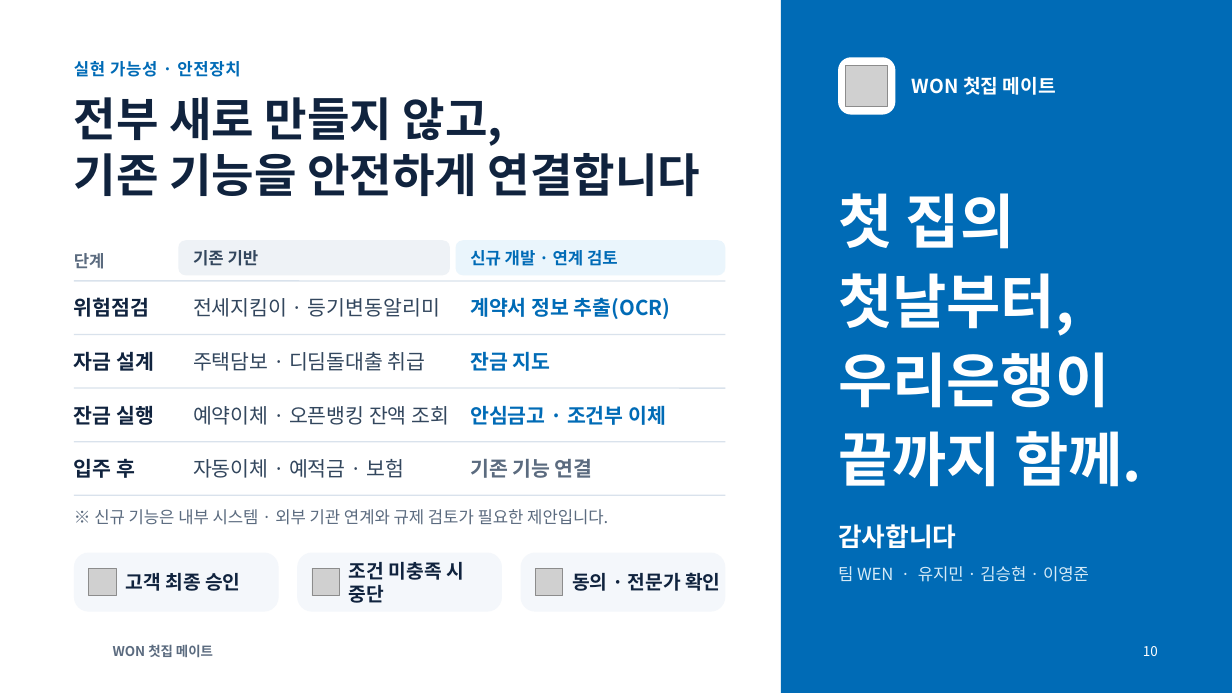
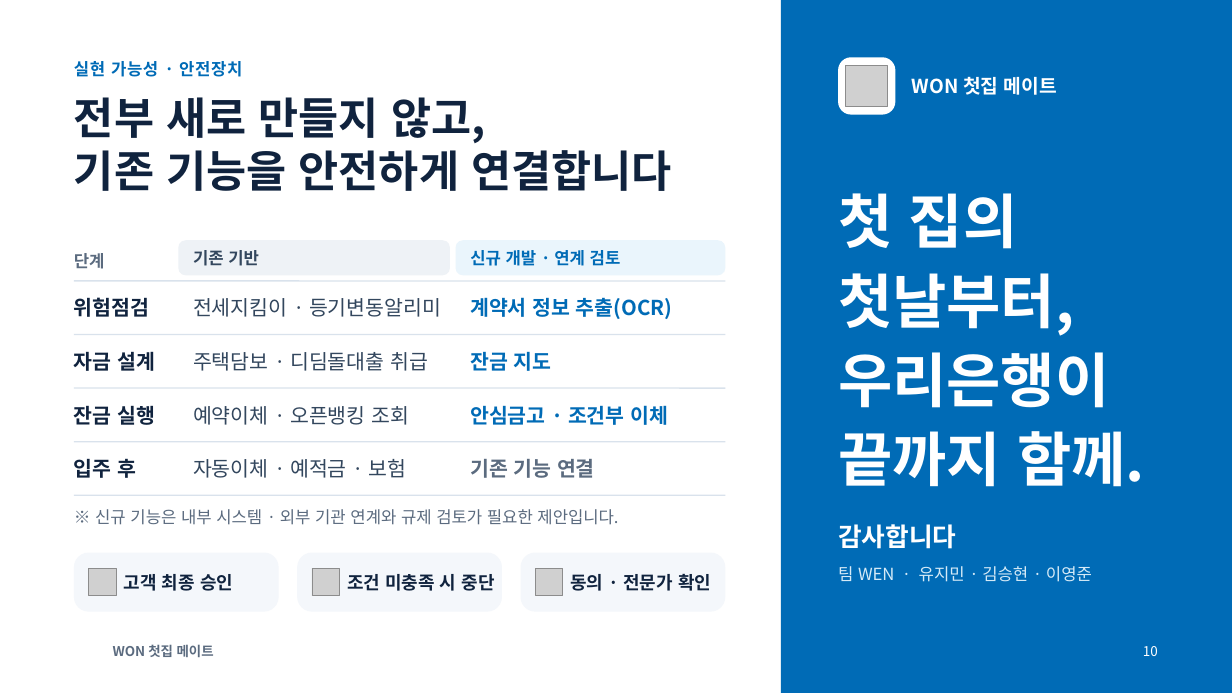
Before and after one commit to dldudwnsdlek/woori_first, a slide deck: slide 10 of deck/WON첫집메이트_본선발표.pptx. Drawn at 1232x693 pixels with LibreOffice and Linux fonts; fonts in the diff are those of the drawing; grey boxes stand for pictures; background and template pictures are left out. Boxes give left, top, right and bottom in pixels: in the first picture for what was removed or moved away, otherwise in the second. Text is boxed around its words. In the diff, an @@ line names an element or a change of style, - is before the commit and + after.

```diff
--- a/deck/WON첫집메이트_본선발표.pptx
+++ b/deck/WON첫집메이트_본선발표.pptx
@@ title "전부 새로 만들지 않고," at [74,97,671,191]: size 36 to 34 pt; line spacing 1 to 41pt @@
@@ text "첫 집의" at [838,193,1145,487]: line spacing 1.12 to 61.8pt @@
@@ text at [193,406,409,425]: text changed @@
-예약이체 · 오픈뱅킹 잔액 조회
+예약이체 · 오픈뱅킹 조회
@@ line spacing 1 to 19.2pt in 6 elements at [193,298,441,317], [193,352,428,371], [193,459,407,478], [470,297,672,319], [470,405,668,425], [470,459,595,478] @@
@@ size 15 to 14 pt; line spacing 1 to 16.8pt in 3 elements at [124,574,233,591], [347,574,495,591], [570,574,711,591] @@
@@ line spacing 1 to 15.6pt in 4 elements at [74,61,242,77], [470,250,621,266], [95,509,618,525], [838,566,1092,582] @@
```
Also in this commit, not shown: 9 other slides changed, 17 other files.
